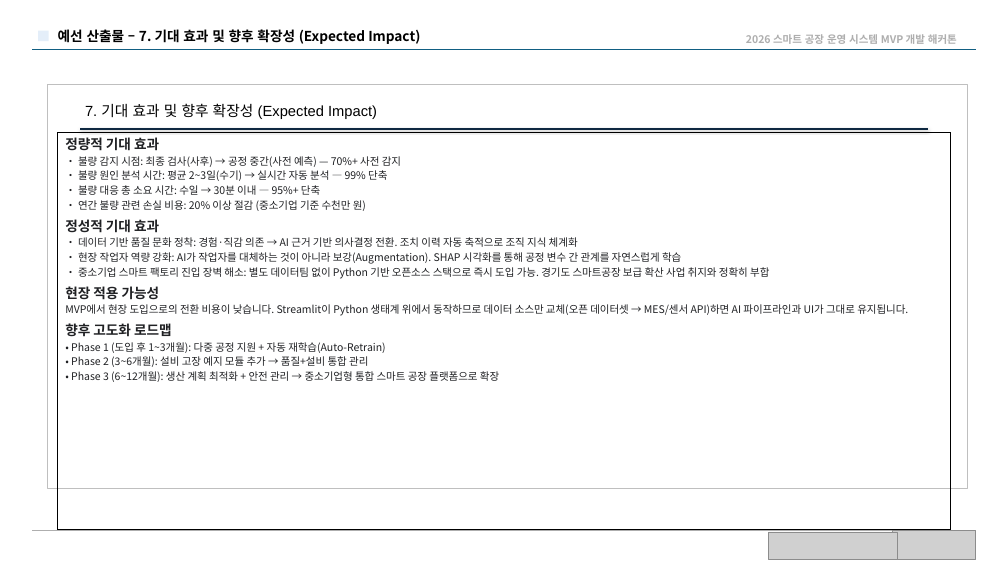
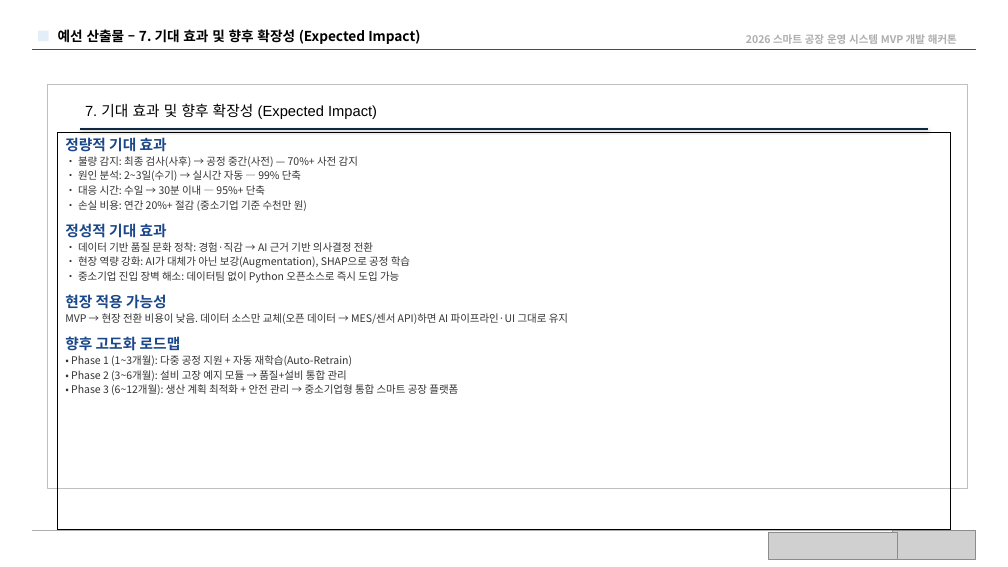
Before and after one commit to Dacon-Organization/qualitylens, a slide deck: slide 8 of QualityLens_기획서.pptx. Drawn at 1008x567 pixels with LibreOffice and Linux fonts; fonts in the diff are those of the drawing; grey boxes stand for pictures. Boxes give left, top, right and bottom in pixels: in the first picture for what was removed or moved away, otherwise in the second. Text is boxed around its words. In the diff, an @@ line names an element or a change of style, - is before the commit and + after.

```diff
--- a/QualityLens_기획서.pptx
+++ b/QualityLens_기획서.pptx
@@ text in rectangle at bbox=[65, 137, 181, 351]: size 13 to 14 pt, text colour #202124 to #1A478A in "정량적 기대 효과", "정성적 기대 효과", "현장 적용 가능성", "향후 고도화 로드맵"; more space between paragraphs @@
@@ text in rectangle at bbox=[78, 156, 358, 211]: text changed; text colour #202124 to #333333 @@
-• 불량 감지 시점: 최종 검사(사후) → 공정 중간(사전 예측) — 70%+ 사전 감지
-• 불량 원인 분석 시간: 평균 2~3일(수기) → 실시간 자동 분석 — 99% 단축
-• 불량 대응 총 소요 시간: 수일 → 30분 이내 — 95%+ 단축
-• 연간 불량 관련 손실 비용: 20% 이상 절감 (중소기업 기준 수천만 원)
+• 불량 감지: 최종 검사(사후) → 공정 중간(사전) — 70%+ 사전 감지
+• 원인 분석: 2~3일(수기) → 실시간 자동 — 99% 단축
+• 대응 시간: 수일 → 30분 이내 — 95%+ 단축
+• 손실 비용: 연간 20%+ 절감 (중소기업 기준 수천만 원)
@@ text in rectangle at bbox=[78, 242, 410, 283]: text changed; text colour #202124 to #333333 @@
-• 데이터 기반 품질 문화 정착: 경험·직감 의존 → AI 근거 기반 의사결정 전환. 조치 이력 자동 축적으로 조직 지식 체계화
-• 현장 작업자 역량 강화: AI가 작업자를 대체하는 것이 아니라 보강(Augmentation). SHAP 시각화를 통해 공정 변수 간 관계를 자연스럽게 학습
-• 중소기업 스마트 팩토리 진입 장벽 해소: 별도 데이터팀 없이 Python 기반 오픈소스 스택으로 즉시 도입 가능. 경기도 스마트공장 보급 확산 사업 취지와 정확히 부합
+• 데이터 기반 품질 문화 정착: 경험·직감 → AI 근거 기반 의사결정 전환
+• 현장 역량 강화: AI가 대체가 아닌 보강(Augmentation), SHAP으로 공정 학습
+• 중소기업 진입 장벽 해소: 데이터팀 없이 Python 오픈소스로 즉시 도입 가능
@@ text in rectangle at bbox=[65, 313, 568, 324]: text changed; text colour #202124 to #333333 @@
-MVP에서 현장 도입으로의 전환 비용이 낮습니다. Streamlit이 Python 생태계 위에서 동작하므로 데이터 소스만 교체(오픈 데이터셋 → MES/센서 API)하면 AI 파이프라인과 UI가 그대로 유지됩니다.
+MVP → 현장 전환 비용이 낮음. 데이터 소스만 교체(오픈 데이터 → MES/센서 API)하면 AI 파이프라인·UI 그대로 유지
@@ text in rectangle at bbox=[71, 355, 458, 395]: text changed; text colour #202124 to #333333 @@
-• Phase 1 (도입 후 1~3개월): 다중 공정 지원 + 자동 재학습(Auto-Retrain)
-• Phase 2 (3~6개월): 설비 고장 예지 모듈 추가 → 품질+설비 통합 관리
-• Phase 3 (6~12개월): 생산 계획 최적화 + 안전 관리 → 중소기업형 통합 스마트 공장 플랫폼으로 확장
+• Phase 1 (1~3개월): 다중 공정 지원 + 자동 재학습(Auto-Retrain)
+• Phase 2 (3~6개월): 설비 고장 예지 모듈 → 품질+설비 통합 관리
+• Phase 3 (6~12개월): 생산 계획 최적화 + 안전 관리 → 중소기업형 통합 스마트 공장 플랫폼
```
Also in this commit, not shown: 6 other slides changed, 11 other files.
